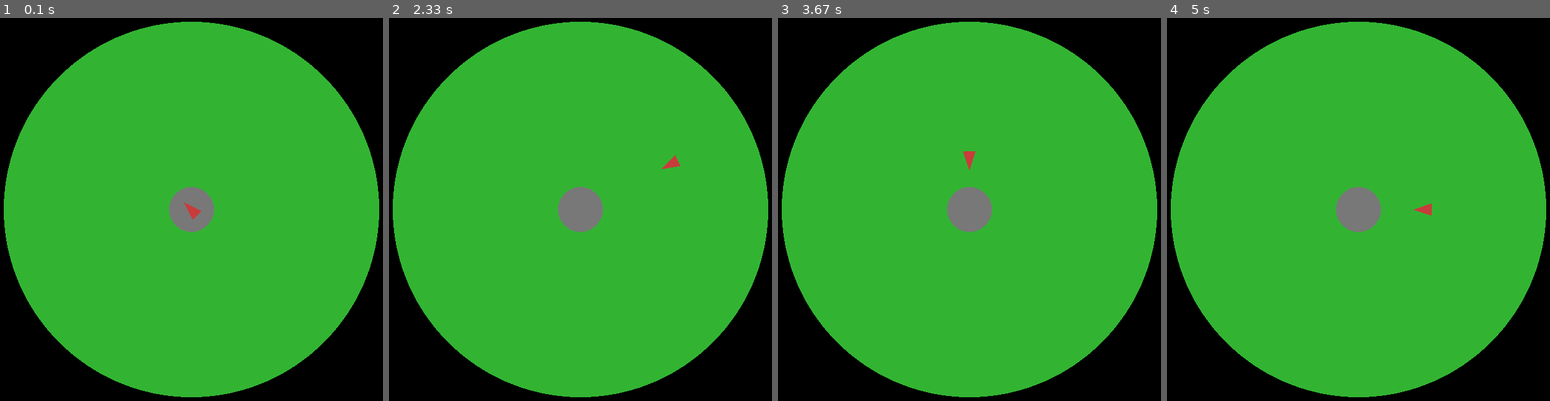
Above: before the commit, frames 1-4 (left to right).
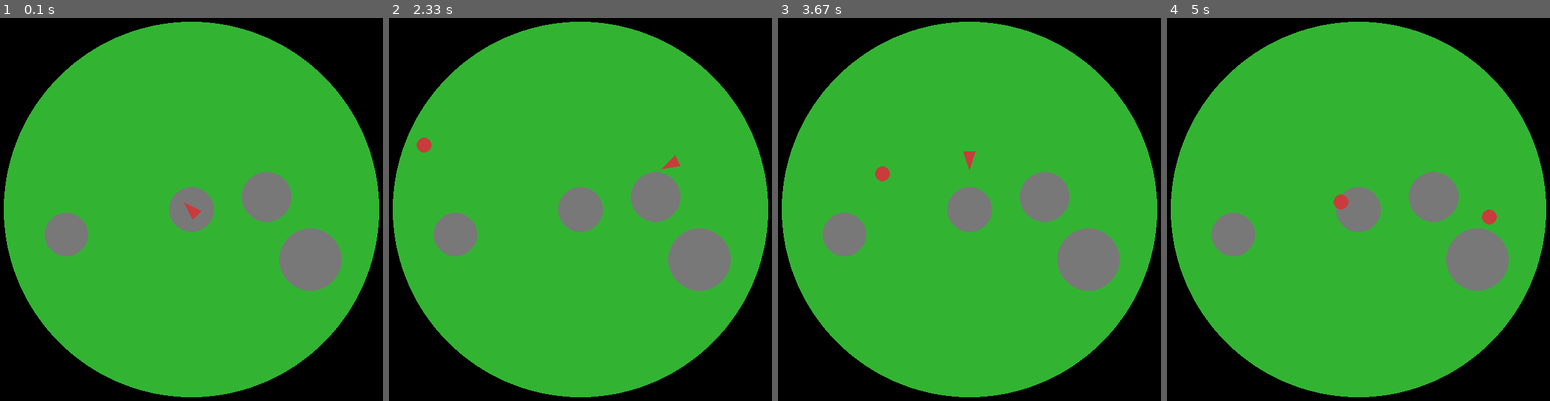
Above: after the commit, the same moments.

Repository: muluken12gg/pygame-alien-defender-game
Game: pygame game, started from main.py
Same seed, same stepped clock (60 frames per second), same inputs: the game is played once before the commit and once after it.
Inputs (mouse positions are in pixels of both pictures, inside the frame that each line leads up to):
- Up to frame 1 (0.1 s): no input
- Up to frame 2 (2.33 s): click (580, 209) at 0.38 s; hold D 0.67-1.13 s; hold W 1.17-1.47 s; hold D 1.5-1.97 s; hold A from 2 s (still down)
- Up to frame 3 (3.67 s): release A at 2.53 s; hold S 2.57-2.87 s; hold A 2.9-3.3 s; hold W from 3.33 s (still down)
- Up to frame 4 (5 s): release W at 3.7 s; hold D 3.73-4.37 s; hold S 4.4-4.77 s; hold A from 4.8 s (still down)

The runs differ from the first frame. In frame 1, 4.4% of the frame differs, in the area x 11-90%, y 40-72%; in frame 2, 4.5%; in frame 3, 4.5%; in frame 4, 4.7%.

Commit message:
feat:add alien enemies and terrain blocking mechanics

Diff:
--- a/main.py
+++ b/main.py
@@ -1,5 +1,6 @@
 import pygame
 import math
+import random
 
 pygame.init()
 WIDTH, HEIGHT = 800, 800
@@ -26,6 +27,18 @@
 player_angle = 0
 
 base_radius = 36
+
+aliens=[]
+alien_speed = 1.5
+alien_radius = 12
+alien_spawn_delay = 120
+spawn_time = 0
+
+mountains = [
+    (planet_center[0]-200, planet_center[1]+40 , 35),
+    (planet_center[0]+120, planet_center[1]-20, 40),
+    (planet_center[0]+190, planet_center[1]+80, 50)
+]
 
 bullets = []
 bullet_speed = 8
@@ -93,10 +106,41 @@
         bullet[0] += bullet[2]
         bullet[1] += bullet[3]
 
+        if math.hypot(bullet[0] - planet_center[0], bullet[1] - planet_center[1]) > planet_radius:
+            bullets.remove(bullet)
+            continue
+
+        for mx, my, mr in mountains:
+            if math.hypot(bullet[0] - mx, bullet[1] - my) < mr:
+                bullets.remove(bullet)
+                break
+
+    spawn_time += 1
+    if spawn_time >= alien_spawn_delay:
+        spawn_time = 0
+        angle = random.uniform(0, 2 * math.pi)
+        ax = planet_center[0] + math.cos(angle) * planet_radius
+        ay = planet_center[1] + math.sin(angle) * planet_radius
+        aliens.append([ax, ay])
+
+    for alien in aliens:
+        dx = planet_center[0] - alien[0]
+        dy = planet_center[1] - alien[1]
+        length = math.hypot(dx, dy)
+        if length != 0:
+            alien[0] += dx/length * alien_speed
+            alien[1] += dy/length * alien_speed
+
     screen.fill(black)
     pygame.draw.circle(screen, green, planet_center, planet_radius)
     pygame.draw.circle(screen, gray, planet_center, base_radius)
     draw_player(screen, player_x, player_y, player_angle)
+
+    for alien in aliens:
+        pygame.draw.circle(screen, red, (int(alien[0]), int(alien[1])), alien_radius)
+
+    for mx, my, mr in mountains:
+        pygame.draw.circle(screen, gray, (mx, my), mr)
     for bullet in bullets:
         pygame.draw.circle(
             screen, yellow, (int(bullet[0]), int(bullet[1])), bullet_radius
